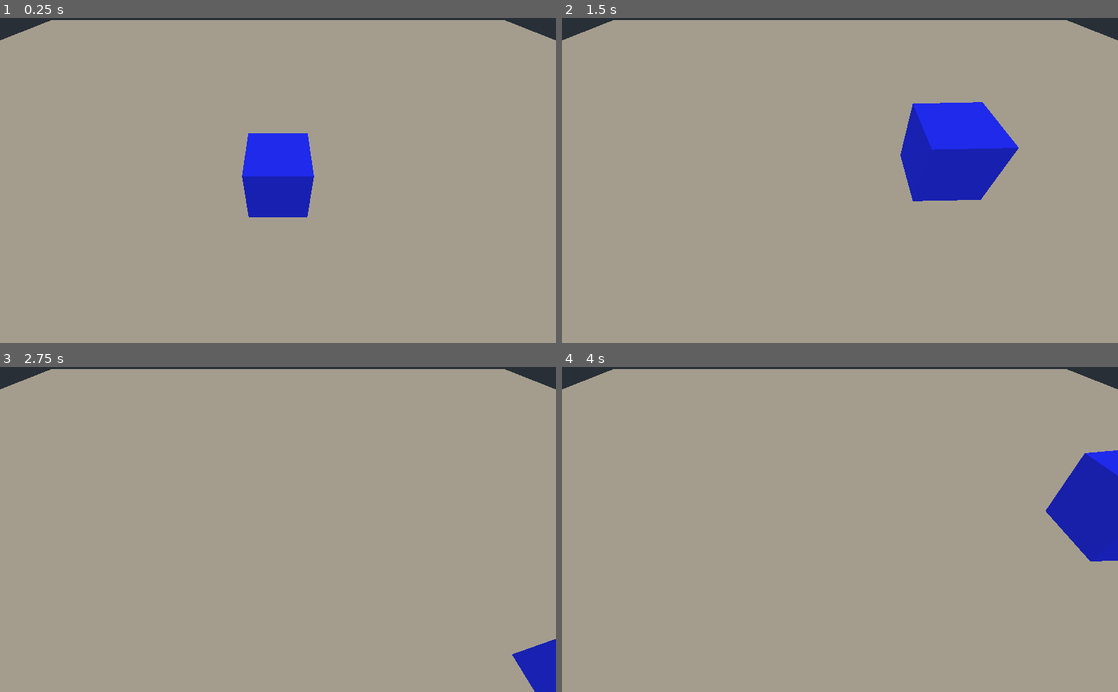
Above: before the commit, frames 1-4 (two rows, left to right).
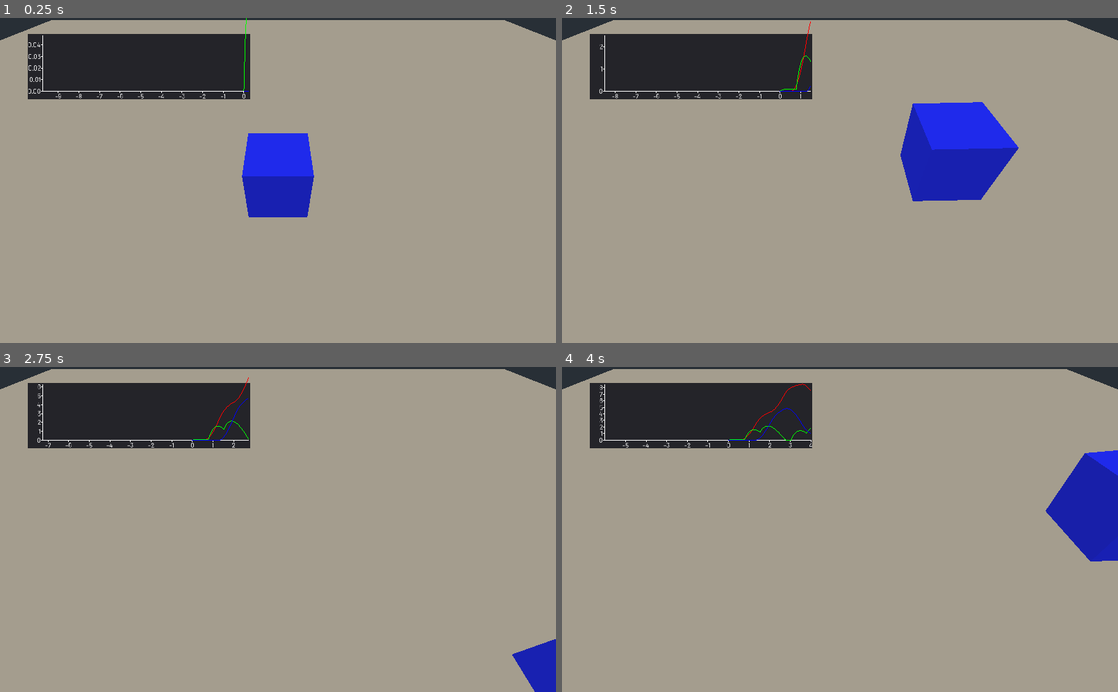
Above: after the commit, the same moments.

Repository: remram44/godot-plot
Game: Godot game, scene res://World.tscn
The game is run twice, just before and just after one commit, with the same random seed, the same clock (stepped at 60 frames per second) and the same inputs.
Inputs:
- Up to frame 1 (0.25 s): no input
- Up to frame 2 (1.5 s): hold D (move_right) 0.53-1.28 s; tap Space (jump) at 0.77 s; hold S (move_down) from 1.28 s (still down)
- Up to frame 3 (2.75 s): tap Space (jump) at 1.52 s; release S (move_down) at 2.03 s; hold D (move_right) from 2.03 s (still down)
- Up to frame 4 (4 s): release D (move_right) at 2.78 s; hold W (move_up) 2.78-3.53 s; tap Space (jump) at 3.02, 3.77 s; hold A (move_left) from 3.53 s (still down)

The runs differ from the first frame. In frame 1, 8.0% of the frame differs, in the area x 5-45%, y 0-25%; in frame 2, 8.0%; in frame 3, 8.0%; in frame 4, 8.0%.
Error after the commit: Division By Zero in operator '/'. (res://Plot.gd:38)

Commit message:
Implement graphing

Diff:
--- a/Character.gd
+++ b/Character.gd
@@ -1,4 +1,6 @@
 extends RigidBody
+
+export(NodePath) var graph
 
 const JUMP_IMPULSE: float = 8.0
 const MOVE_FORCE: float = 15.0
@@ -15,3 +17,10 @@
 	move.z += Input.get_action_strength("move_down")
 	move.z -= Input.get_action_strength("move_up")
 	add_central_force(move * MOVE_FORCE)
+
+func _process(delta):
+	if graph:
+		var g = get_node(graph)
+		g.record_point("Pos X", translation.x)
+		g.record_point("Pos Y", translation.y)
+		g.record_point("Pos Z", translation.z)
--- /dev/null
+++ b/Plot.gd
@@ -0,0 +1,182 @@
+extends Panel
+
+# The font to use for the  ticks
+export(Font) var font = null
+
+# The length of the horizontal axis (usually seconds)
+export(float) var x_axis = 10.0
+
+# The speed at which the axis will adjust to changed data range
+export(float) var lerp_axis = 0.1
+
+const COLORS = [
+	Color(1.0, 0.0, 0.0, 1.0),
+	Color(0.0, 1.0, 0.0, 1.0),
+	Color(0.0, 0.0, 1.0, 1.0),
+	Color(1.0, 1.0, 0.0, 1.0),
+	Color(1.0, 0.0, 1.0, 1.0),
+	Color(0.0, 1.0, 1.0, 1.0),
+]
+
+var curves = {}
+var curve_colors = {}
+var current_time: float = 0.0
+var y_min: float = INF
+var y_max: float = -INF
+
+func _process(delta):
+	current_time += delta
+	update()
+
+func get_ticks(low: float, high: float, minimum: int):
+	# Choose interval
+	var e = floor(log((high - low) / minimum) / log(10))
+	var fmt = "%.0f"
+	if e < 0:
+		fmt = "%%.%df" % (-e)
+	var interval = pow(10, e)
+	if (high - low) / interval > 5 * minimum:
+		interval *= 5
+
+	# List ticks
+	var low_i = ceil(low / interval)
+	var high_i = floor(high / interval)
+	var ticks = []
+	for tick_i in range(low_i, high_i + 1):
+		ticks.append([tick_i * interval, fmt % (tick_i * interval)])
+	return ticks
+
+func _draw():
+	var new_y_min = +INF
+	var new_y_max = -INF
+
+	# Compute range of data
+	for array in curves.values():
+		for i in range(len(array)):
+			new_y_min = min(new_y_min, array[i][1])
+			new_y_max = max(new_y_max, array[i][1])
+
+	if new_y_min == INF:
+		# No data
+		y_min = INF
+		y_max = -INF
+		return
+
+	# Update displayed range
+	if y_min == INF:
+		y_min = new_y_min
+		y_max = new_y_max
+	else:
+		y_min = lerp(y_min, new_y_min, lerp_axis)
+		y_max = lerp(y_max, new_y_max, lerp_axis)
+
+	# Compute plot area
+	var area_pos = Vector2(28, 2)
+	var area_size = rect_size - Vector2(30, 17)
+
+	# Draw axes
+	draw_line(area_pos, area_pos + Vector2(0.0, area_size.y), Color(1.0, 1.0, 1.0, 1.0))
+	if y_max > 0.0 and y_min < 0.0:
+		var axis = y_max / (y_max - y_min) * area_size.y
+		draw_line(area_pos + Vector2(0.0, axis), area_pos + Vector2(area_size.x, axis), Color(1.0, 1.0, 1.0, 1.0))
+	draw_line(area_pos + Vector2(0.0, area_size.y), area_pos + area_size, Color(1.0, 1.0, 1.0, 1.0))
+
+	# Horizontal ticks
+	for tick in get_ticks(current_time - x_axis, current_time, area_size.x / 50):
+		var text = tick[1]
+		tick = tick[0]
+
+		var x = (tick - (current_time - x_axis)) / x_axis * area_size.x
+		draw_line(area_pos + Vector2(x, area_size.y), area_pos + Vector2(x, area_size.y + 4), Color(1.0, 1.0, 1.0, 1.0))
+		draw_string(
+			font,
+			area_pos + Vector2(
+				x - 0.5 * font.get_string_size(text).x,
+				area_size.y + font.get_ascent() + 2
+			),
+			text,
+			Color(1.0, 1.0, 1.0, 1.0)
+		)
+
+	# Vertical ticks
+	for tick in get_ticks(y_min, y_max, area_size.y / 50):
+		var text = tick[1]
+		tick = tick[0]
+
+		var y = (y_max - tick) / (y_max - y_min) * area_size.y
+		draw_line(area_pos + Vector2(0.0, y), area_pos + Vector2(-4.0, y), Color(1.0, 1.0, 1.0, 1.0))
+		draw_string(
+			font,
+			area_pos + Vector2(
+				-4 - font.get_string_size(text).x,
+				y + font.get_ascent() - 0.5 * font.get_height()
+			),
+			text,
+			Color(1.0, 1.0, 1.0, 1.0)
+		)
+
+	for name in curves.keys():
+		# Pick color
+		if not curve_colors.has(name):
+			for i in range(len(COLORS)):
+				var in_use = false
+				for c in curve_colors.values():
+					if c == COLORS[i]:
+						in_use = true
+						break
+				if not in_use:
+					curve_colors[name] = COLORS[i]
+					break
+			if not curve_colors.has(name):
+				curve_colors[name] = Color(1.0, 1.0, 1.0, 1.0)
+
+		# Draw
+		draw_curve(name, curves[name], curve_colors[name], area_pos, area_size)
+
+func draw_curve(name: String, array: Array, color: Color, area_pos: Vector2, area_size: Vector2):
+	var points = PoolVector2Array()
+	for i in range(len(array)):
+		var x = array[i][0]
+		x = (x - (current_time - x_axis)) / x_axis * area_size.x + area_pos.x
+		var y = array[i][1]
+		y = (y_max - y) / (y_max - y_min) * area_size.y + area_pos.y
+		points.append(Vector2(x, y))
+	points.append(points[-1])
+
+	draw_polyline(points, color)
+
+func set_curve_color(name: String, color: Color):
+	curve_colors[name] = color
+
+# Set a whole curve at once
+func set_curve(name: String, array: Array):
+	var pos = 0
+	while pos < len(array) and array[pos][0] < current_time - x_axis:
+		pos += 1
+	if pos > 0:
+		array = array.slice(pos, len(array) - 1)
+	curves[name] = array
+
+# Remove a curve from the graph
+func remove_curve(name: String) -> bool:
+	return curves.erase(name)
+
+# Add a point to a curve at a X position
+func add_point(name: String, x_value: float, y_value: float) -> void:
+	var array
+	if not curves.has(name):
+		array = []
+		curves[name] = array
+	else:
+		array = curves[name]
+	array.append([x_value, y_value])
+
+	var pos = 0
+	while pos < len(array) and array[pos][0] < current_time - x_axis:
+		pos += 1
+	if pos > 0:
+		curves[name] = array.slice(pos, len(array) - 1)
+
+# Add a point to a curve using the current time as X position
+func record_point(name: String, value: float) -> void:
+	add_point(name, current_time, value)
--- a/World.tscn
+++ b/World.tscn
@@ -1,6 +1,8 @@
-[gd_scene load_steps=8 format=2]
+[gd_scene load_steps=11 format=2]
 
 [ext_resource path="res://Character.gd" type="Script" id=1]
+[ext_resource path="res://Plot.gd" type="Script" id=2]
+[ext_resource path="res://Barlow-Regular.otf" type="DynamicFontData" id=3]
 
 [sub_resource type="ConvexPolygonShape" id=1]
 points = PoolVector3Array( 25, 0, 25, 15, 0, 25, 5, 0, 25, -5, 0, 25, -15, 0, 25, -25, 0, 25, 25, 0, 15, 15, 0, 15, 5,  …(316 unchanged characters)…
@@ -21,6 +23,10 @@
 [sub_resource type="SpatialMaterial" id=6]
 albedo_color = Color( 0.184314, 0.180392, 1, 1 )
 
+[sub_resource type="DynamicFont" id=7]
+size = 12
+font_data = ExtResource( 3 )
+
 [node name="World" type="Spatial"]
 
 [node name="Floor" type="StaticBody" parent="."]
@@ -36,6 +42,7 @@
 linear_damp = 2.0
 angular_damp = 2.0
 script = ExtResource( 1 )
+graph = NodePath("../Plot")
 
 [node name="CollisionShape" type="CollisionShape" parent="Character"]
 transform = Transform( 1, 0, 0, 0, 1, 0, 0, 0, 1, 0, 1, 0 )
@@ -48,3 +55,14 @@
 
 [node name="Camera" type="Camera" parent="."]
 transform = Transform( 1, 0, 0, 0, 0.680734, 0.732531, 0, -0.732531, 0.680734, 0, 6.72085, 5.47631 )
+
+[node name="Plot" type="Panel" parent="."]
+anchor_left = 0.05
+anchor_top = 0.05
+anchor_right = 0.45
+anchor_bottom = 0.25
+script = ExtResource( 2 )
+__meta__ = {
+"_edit_use_anchors_": false
+}
+font = SubResource( 7 )
Binary file added: Barlow-Regular.otf
